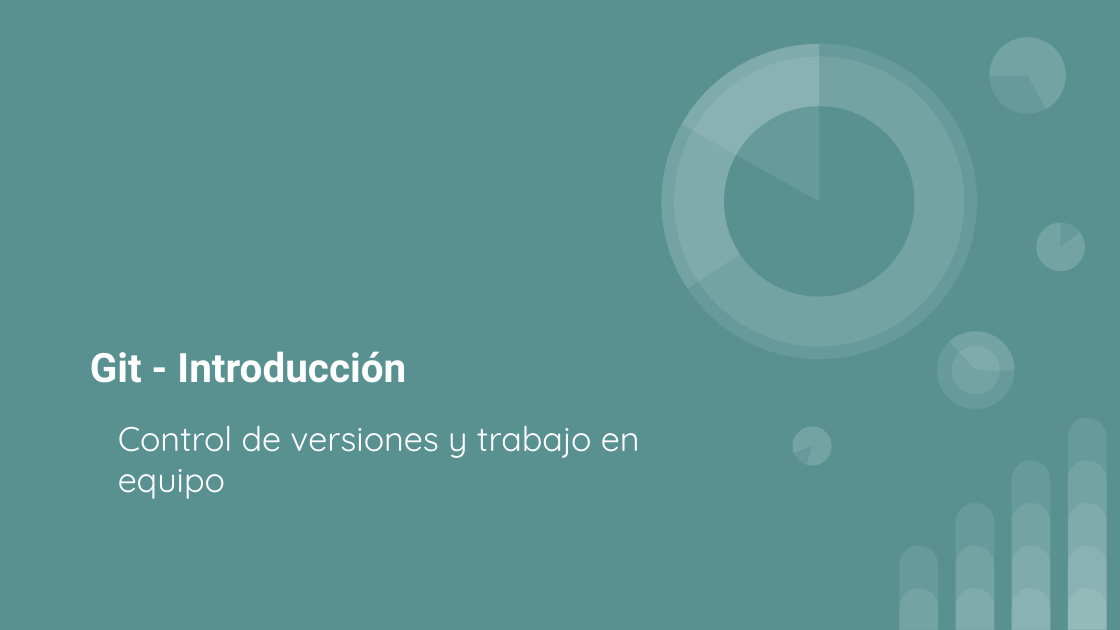
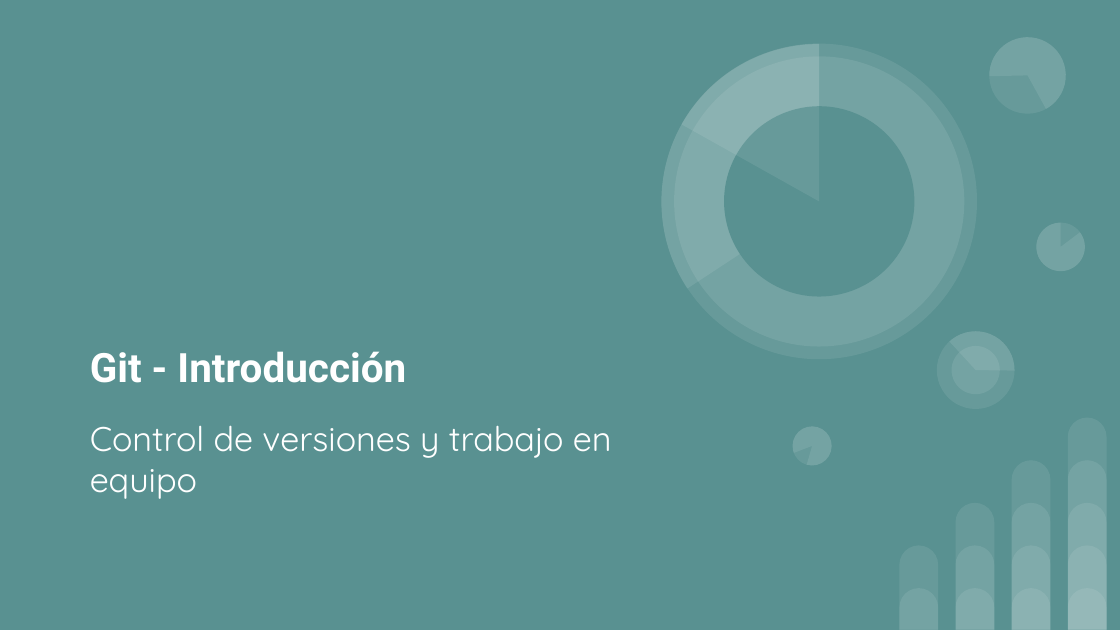
Before and after one commit to amejosecar/proyecto, a slide deck: slide 1 of Documentacion/Git/Git - 01 - Introducción.pptx. Drawn at 1120x630 pixels with LibreOffice and Linux fonts; fonts in the diff are those of the drawing. Boxes give left, top, right and bottom in pixels: in the first picture for what was removed or moved away, otherwise in the second. Text is boxed around its words. In the diff, an @@ line names an element or a change of style, - is before the commit and + after.

```diff
--- a/Documentacion/Git/Git - 01 - Introducción.pptx
+++ b/Documentacion/Git/Git - 01 - Introducción.pptx
@@ subtitle "Control de versiones y trabajo ..." at <box>90,425,612,499</box>: indent changed; less space between paragraphs @@
```
Also in this commit, not shown: 3 other slides changed, 16 slides removed, 3 other files.
